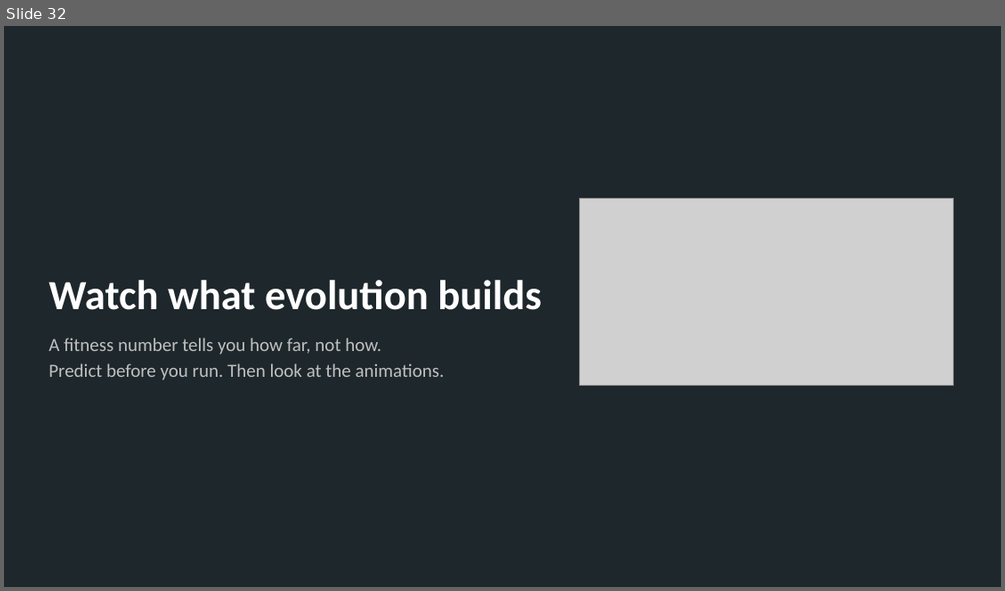
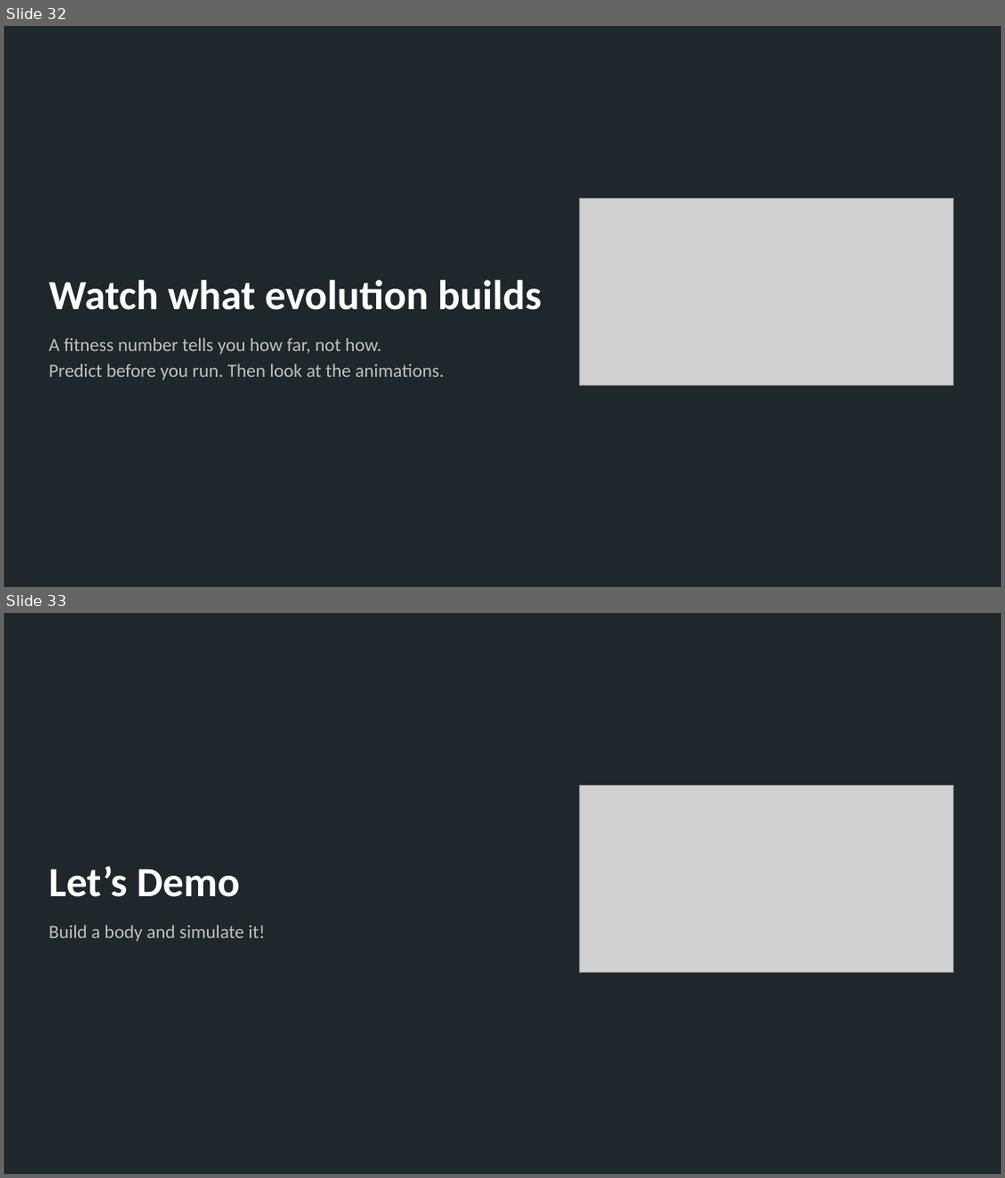
Before and after one commit to edizquierdo/ECE497_Fall2026, a slide deck: 5_EN_SoftRobot/Project5_SoftRobots.pptx. Shown one above the other, each under a label of ours: slide 32 before the commit, slides 32 and 33 after it. The pictures are 1005x591 and 1005x1178 pixels, drawn with LibreOffice and Linux fonts; fonts in the diff are those of the drawing; grey boxes stand for pictures. Boxes give left, top, right and bottom in pixels: in the first picture for what was removed or moved away, otherwise in the second. Text is boxed around its words. In the diff, an @@ line names an element or a change of style, - is before the commit and + after.

```diff
--- a/5_EN_SoftRobot/Project5_SoftRobots.pptx
+++ b/5_EN_SoftRobot/Project5_SoftRobots.pptx
@@ slide 33 added at bbox=[4, 613, 1001, 1174], background #1E272C @@
@@ picture added at bbox=[580, 785, 954, 972] @@
@@ title added at bbox=[48, 866, 240, 897], 40 pt, text #FFFFFF, bold @@
+Let’s Demo
@@ text added at bbox=[48, 925, 266, 941], 18 pt, text #BFBFBF @@
+Build a body and simulate it!
```
Also in this commit, not shown: 1 other slide added, 5 other files.
